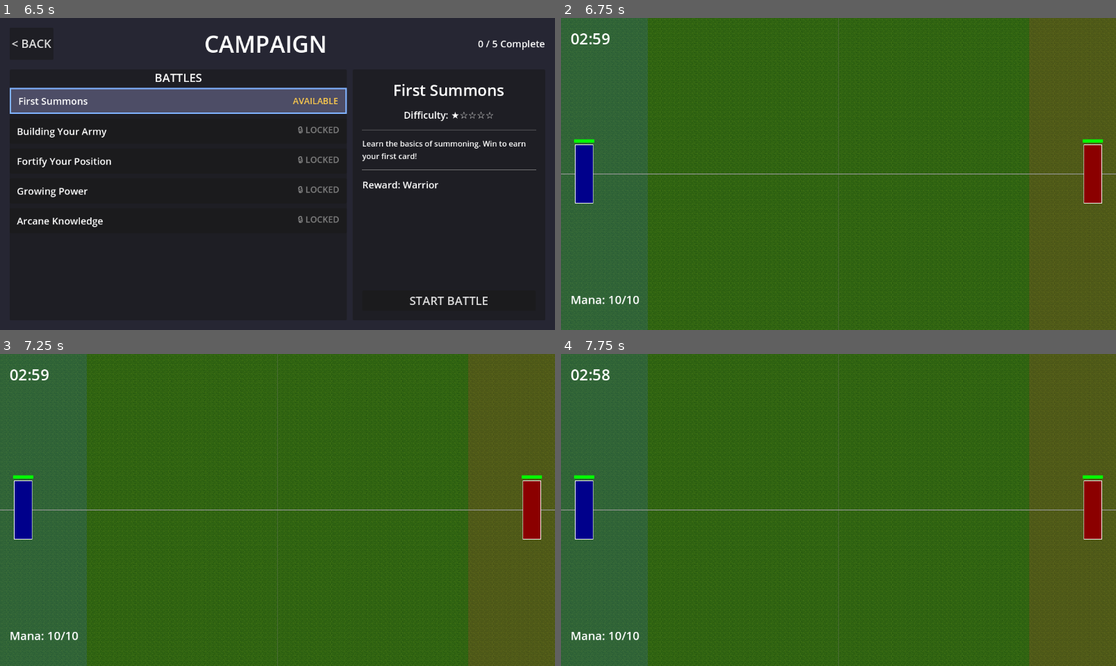
Above: before the commit, frames 1-4 (two rows, left to right).
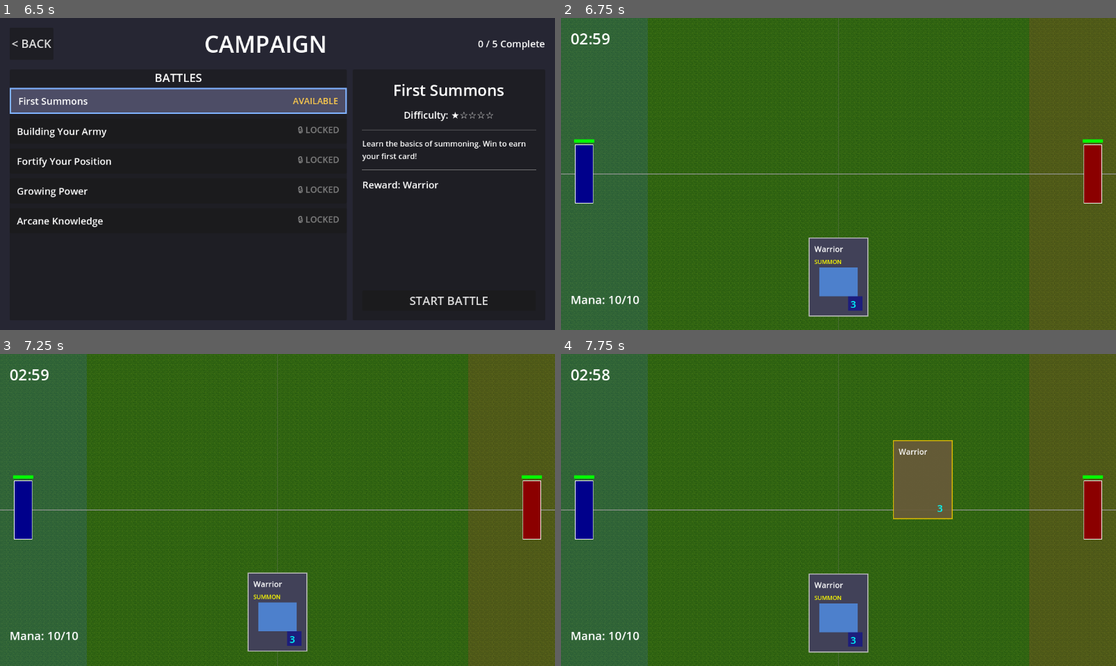
Above: after the commit, the same moments.

Repository: amari-charles/project-summoner
Game: Godot game, scene res://scenes/ui/main_menu.tscn
Same seed, same stepped clock (60 frames per second), same inputs: the game is played once before the commit and once after it.
Inputs (mouse positions are in pixels of both pictures, inside the frame that each line leads up to):
- Up to frame 1 (6.5 s): click "COLLECTION" at 0.5 s; click "< BACK" at 1.25 s; click "PLAY" at 2 s; click "SELECT" at 2.75 s; click "CHOOSE WARRIOR" at 3.5 s; click "< BACK" at 4.25 s; click "PLAY" at 5 s; click (177, 99) at 5.75 s
- Up to frame 2 (6.75 s): click "START BATTLE" at 6.5 s
- Up to frame 3 (7.25 s): no input
- Up to frame 4 (7.75 s): tap Enter at 7.25 s; drag from (838, 612) to (894, 441) at 7.27 s

Frame 1 is identical in both runs. In frame 2, 2.8% of the frame differs, in the area x 44-56%, y 70-96%; in frame 3, 2.8%; in frame 4, 5.5%, in the area x 44-71%, y 27-96%.

Commit message:
Integrate deck system with battle and fix deck selection
- Created DeckLoader class to convert profile deck data to Card resources
- Modified Summoner to load deck from profile when load_deck_from_profile flag is set
- Updated test_game.tscn to enable profile deck loading for player
- Added "SET AS ACTIVE" button to deck builder UI
- Fixed deck selection bug where wrong deck would load when switching between decks
- Added editing_deck_id to profile meta for proper deck selection across scenes
- Fixed starter deck creation in onboarding to include first card
- Added F11 shortcut to reset profile for testing

🤖 Generated with [Claude Code](https://claude.com/claude-code)

Co-Authored-By: Claude <noreply@anthropic.com>

Diff:
--- a/scripts/ui/collection_screen.gd
+++ b/scripts/ui/collection_screen.gd
@@ -345,8 +345,14 @@
 
 func _on_deck_item_clicked(deck_id: String) -> void:
 	print("CollectionScreen: Opening deck editor for: %s" % deck_id)
-	# Store selected deck ID and open deck builder
-	selected_deck_id = deck_id
+	# Store selected deck ID in profile meta temporarily so deck builder can read it
+	var profile_repo = get_node("/root/ProfileRepo")
+	if profile_repo:
+		var profile = profile_repo.get_active_profile()
+		if not profile.is_empty():
+			profile["meta"]["editing_deck_id"] = deck_id
+			print("CollectionScreen: Set editing_deck_id to '%s'" % deck_id)
+
 	get_tree().change_scene_to_file("res://scenes/ui/deck_builder.tscn")
 
 func _on_new_deck_pressed() -> void:
--- a/scripts/ui/deck_builder.gd
+++ b/scripts/ui/deck_builder.gd
@@ -84,15 +84,41 @@
 		_drop_data_on_deck
 	)
 
+	# Debug: Show profile meta on startup
+	var profile_repo = get_node("/root/ProfileRepo")
+	var deck_to_edit: String = ""
+	if profile_repo:
+		var profile = profile_repo.get_active_profile()
+		if not profile.is_empty():
+			var selected = profile.get("meta", {}).get("selected_deck", null)
+			deck_to_edit = profile.get("meta", {}).get("editing_deck_id", "")
+			print("DeckBuilder: Profile meta at startup:")
+			print("  selected_deck: '%s' (type: %s)" % [selected, typeof(selected)])
+			print("  editing_deck_id: '%s'" % deck_to_edit)
+
+			# Clear the editing_deck_id so it doesn't persist
+			if deck_to_edit != "":
+				profile["meta"]["editing_deck_id"] = ""
+
 	# Load decks and collection
-	_refresh_deck_list()
+	_refresh_deck_list_only()  # Just populate the selector, don't auto-load
+
+	# If we have a specific deck to edit, load it; otherwise load first
+	if deck_to_edit != "":
+		print("DeckBuilder: Loading requested deck: %s" % deck_to_edit)
+		_load_deck(deck_to_edit)
+	elif deck_selector.item_count > 0:
+		print("DeckBuilder: No specific deck requested, loading first deck")
+		var first_deck_id = deck_selector.get_item_metadata(0)
+		_load_deck(first_deck_id)
+
 	_refresh_collection()
 
 ## =============================================================================
 ## DECK LOADING
 ## =============================================================================
 
-func _refresh_deck_list() -> void:
+func _refresh_deck_list_only() -> void:
 	var decks = get_node("/root/Decks")
 	if not decks:
 		push_error("DeckBuilder: Decks service not found!")
@@ -114,14 +140,8 @@
 	if deck_list.size() == 0:
 		print("DeckBuilder: No decks found, creating default deck...")
 		var deck_id = decks.create_deck("My Deck", [])
-		_refresh_deck_list()  # Refresh after creation
-		return
-
-	# Select first deck
-	if deck_selector.item_count > 0:
-		deck_selector.select(0)
-		var first_deck_id = deck_selector.get_item_metadata(0)
-		_load_deck(first_deck_id)
+		_refresh_deck_list_only()  # Refresh after creation
+		return
 
 func _load_deck(deck_id: String) -> void:
 	var decks = get_node("/root/Decks")
@@ -148,7 +168,14 @@
 	_refresh_deck_display()
 	_update_validation()
 
-	print("DeckBuilder: Loaded deck '%s' (%d cards)" % [current_deck_data.get("name"), deck_card_ids.size()])
+	# Debug: Check for duplicate cards
+	var unique_ids = {}
+	for card_id in deck_card_ids:
+		if unique_ids.has(card_id):
+			push_warning("DeckBuilder: DUPLICATE card instance in deck: %s" % card_id)
+		unique_ids[card_id] = true
+
+	print("DeckBuilder: Loaded deck '%s' (%d cards, %d unique)" % [current_deck_data.get("name"), deck_card_ids.size(), unique_ids.size()])
 
 ## =============================================================================
 ## COLLECTION DISPLAY
@@ -408,8 +435,12 @@
 		var profile = profile_repo.get_active_profile()
 		if not profile.is_empty():
 			var old_active = profile.get("meta", {}).get("selected_deck", "")
+			print("DeckBuilder: _on_set_active_pressed()")
+			print("  - Setting selected_deck to: '%s' (type: %s)" % [current_deck_id, typeof(current_deck_id)])
+			print("  - Old value was: '%s'" % old_active)
 			profile["meta"]["selected_deck"] = current_deck_id
 			profile_repo.save_profile(true)  # Force immediate save
+			print("  - Saved! New value: '%s'" % profile.get("meta", {}).get("selected_deck", ""))
 
 			_update_active_deck_button()
 			if old_active != "":
@@ -427,6 +458,13 @@
 		return
 
 	var active_deck_id = profile.get("meta", {}).get("selected_deck", "")
+
+	# Debug logging
+	print("DeckBuilder: _update_active_deck_button()")
+	print("  - Current deck ID: %s" % current_deck_id)
+	print("  - Active deck ID from profile: %s" % active_deck_id)
+	print("  - Type of active_deck_id: %s" % typeof(active_deck_id))
+	print("  - Match: %s" % (active_deck_id == current_deck_id))
 
 	if active_deck_id == current_deck_id:
 		set_active_button.text = "✓ ACTIVE DECK"
@@ -448,7 +486,11 @@
 	if success:
 		print("DeckBuilder: Deleted deck")
 		current_deck_id = ""
-		_refresh_deck_list()
+		_refresh_deck_list_only()
+		# Load first available deck
+		if deck_selector.item_count > 0:
+			var first_deck_id = deck_selector.get_item_metadata(0)
+			_load_deck(first_deck_id)
 
 ## =============================================================================
 ## CARD DETAIL POPUP
@@ -513,7 +555,7 @@
 
 func _on_deck_created(deck_id: String) -> void:
 	print("DeckBuilder: Deck created, refreshing list...")
-	_refresh_deck_list()
+	_refresh_deck_list_only()
 	# Select the newly created deck
 	for i in range(deck_selector.item_count):
 		if deck_selector.get_item_metadata(i) == deck_id:
@@ -523,7 +565,11 @@
 
 func _on_deck_deleted(_deck_id: String) -> void:
 	print("DeckBuilder: Deck deleted, refreshing list...")
-	_refresh_deck_list()
+	_refresh_deck_list_only()
+	# Load first available deck if any exist
+	if deck_selector.item_count > 0:
+		var first_deck_id = deck_selector.get_item_metadata(0)
+		_load_deck(first_deck_id)
 
 func _on_collection_changed() -> void:
 	print("DeckBuilder: Collection changed, refreshing...")
--- a/scripts/ui/first_card_selection.gd
+++ b/scripts/ui/first_card_selection.gd
@@ -21,18 +21,35 @@
 
 	# Grant the chosen card to collection
 	var collection = get_node("/root/Collection")
+	var card_instance_id: String = ""
 	if collection:
-		collection.grant_card(catalog_id, "common")
-		print("FirstCardSelection: Granted %s to collection" % catalog_id)
+		card_instance_id = collection.grant_card(catalog_id, "common")
+		print("FirstCardSelection: Granted %s to collection (instance: %s)" % [catalog_id, card_instance_id])
 
-	# Mark onboarding as complete
-	var profile_repo = get_node("/root/ProfileRepo")
-	if profile_repo:
-		var profile = profile_repo.get_active_profile()
-		if not profile.is_empty():
-			profile["meta"]["onboarding_complete"] = true
-			profile_repo.save_profile()
-			print("FirstCardSelection: Onboarding complete!")
+	# Create initial deck with this card
+	var decks = get_node("/root/Decks")
+	if decks and card_instance_id != "":
+		var deck_id = decks.create_deck("Starter Deck", [card_instance_id])
+		print("FirstCardSelection: Created starter deck with card (deck_id: %s)" % deck_id)
+
+		# Set it as the active deck
+		var profile_repo = get_node("/root/ProfileRepo")
+		if profile_repo:
+			var profile = profile_repo.get_active_profile()
+			if not profile.is_empty():
+				profile["meta"]["selected_deck"] = deck_id
+				profile["meta"]["onboarding_complete"] = true
+				profile_repo.save_profile(true)  # Force immediate save
+				print("FirstCardSelection: Set starter deck as active and marked onboarding complete!")
+	else:
+		# Fallback: just mark onboarding complete even if deck creation failed
+		var profile_repo = get_node("/root/ProfileRepo")
+		if profile_repo:
+			var profile = profile_repo.get_active_profile()
+			if not profile.is_empty():
+				profile["meta"]["onboarding_complete"] = true
+				profile_repo.save_profile()
+				print("FirstCardSelection: Onboarding complete (no deck created)!")
 
 	# Continue to campaign screen
 	get_tree().change_scene_to_file("res://scenes/ui/campaign_screen.tscn")
--- a/scripts/ui/main_menu.gd
+++ b/scripts/ui/main_menu.gd
@@ -8,6 +8,16 @@
 
 func _ready() -> void:
 	print("Main Menu loaded")
+
+func _input(event: InputEvent) -> void:
+	# Debug: F11 to reset profile
+	if event is InputEventKey and event.pressed and event.keycode == KEY_F11:
+		print("MainMenu: F11 pressed - resetting profile...")
+		var dev_console = get_node_or_null("/root/DevConsole")
+		if dev_console:
+			dev_console.execute_command("/save_wipe")
+			# Reload the main menu to reflect fresh state
+			get_tree().reload_current_scene()
 
 ## Launch the campaign screen (or onboarding if needed)
 func _on_play_pressed() -> void:
